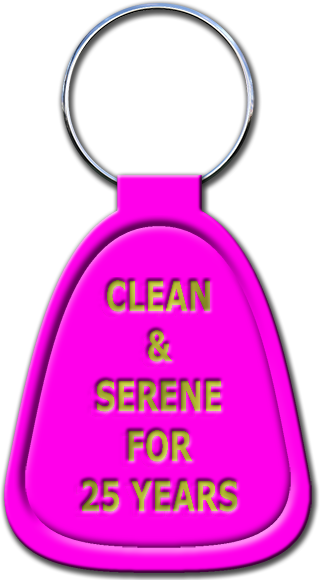
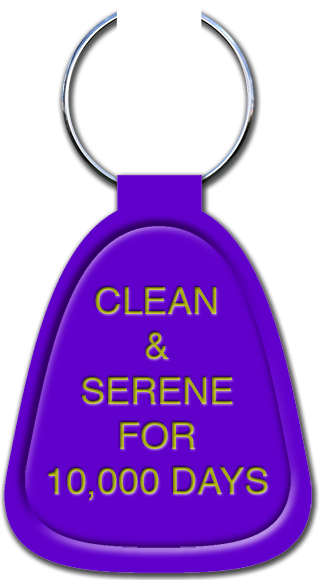
Layered file, before and after one edit (320x580). Changes by layer:
removed layer "CLEAN & SERENE FOR 25 YEARS" from group "English" over box(76, 280, 238, 517)
added layer "13_Purple" in group "English" over box(48, 287, 268, 500)
added group "Colors" with 12 layers in group "Fob Body" over box(4, 175, 312, 573)
renamed "Fill" to "12_Hot Pink", hid it, moved it into group "Colors" over box(4, 175, 312, 573)
added layer "11_Purple" (5th of 5, in "Fob Body" › "Colors") in group "Colors" over box(4, 175, 312, 573)
added layer "Drop Shadow" in group "Fob Body" over box(4, 175, 312, 573)
painted on "Top Cutout Mask", masked it over box(116, 2, 202, 187)
